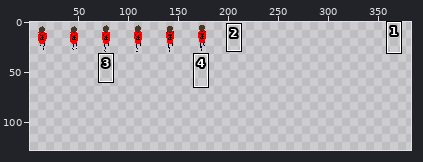
Sprite sheet -- assets/player/player2-spritesheet.png. The picture above shows the old version from afar; the outline marks the close-up.
Close-up. Before the commit:
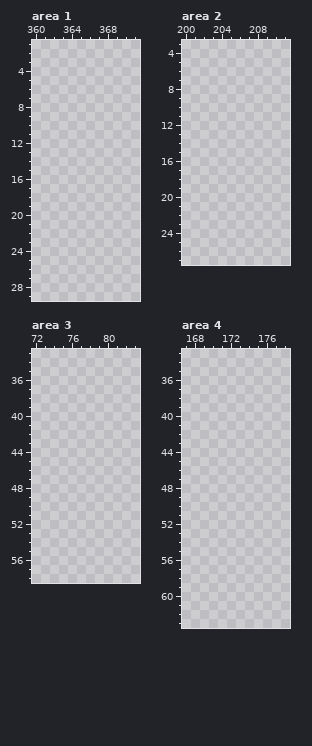
The file is 384x128 pixels. Pixels under 10% opacity are left out. Shown: area 1: x 360..371, y 1..29; area 2: x 200..211, y 3..27; area 3: x 72..83, y 33..58; area 4: x 167..178, y 33..63. The old version is drawn lined up with the new one. The wide view leaves out empty margins. The commit also changed other parts of the picture, which this record leaves out.
New version:
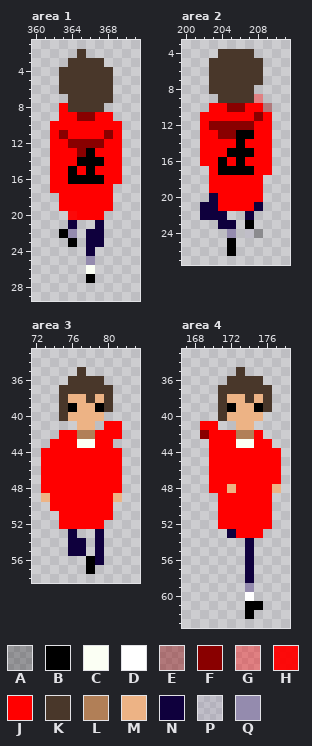
Palette (. is transparent): A #00000044  B #000000  C #fbfff4  D #ffffff  E #8900006a  F #890000  G #ff000060  H #ff0000f3  J #ff0000  K #49372a  L #b17f57  M #edb385  N #0f003d  P #948bae3b  Q #948bae
Changes in this commit:
whole drawing moved by -2,+0 (the old picture is shown already moved)
--- area 1
@@ x 360..371 @@
  1 ............
- 2 ............
- 3 ............
- 4 ............
- 5 ............
- 6 ............
- 7 ............
- 8 ............
- 9 ............
-10 ............
-11 ............
-12 ............
-13 ............
-14 ............
-15 ............
-16 ............
-17 ............
-18 ............
-19 ............
-20 ............
-21 ............
-22 ............
-23 ............
-24 ............
-25 ............
-26 ............
-27 ............
+ 2 .....K......
+ 3 ....KKKK....
+ 4 ...KKKKKK...
+ 5 ...KKKKKK...
+ 6 ...KKKKKK...
+ 7 ....KKKKK...
+ 8 ...JKKKK....
+ 9 ...JJFFJJ...
+10 ..JJJJJJJJ..
+11 ..JFJJJJFJ..
+12 ..JJFFFFJJ..
+13 ..JJJFBJJJ..
+14 ..JJJBBBJJ..
+15 ..JJBJBJJJ..
+16 ..JJBBBBJJ..
+17 ..JJJJJJJ...
+18 ...JJJJJJ...
+19 ...JJJJJJ...
+20 ....HJJJ....
+21 ....N..N....
+22 ...BQ.NN....
+23 ....B.NN....
+24 ......N.....
+25 ......Q.....
+26 ......C.....
+27 ......B.....
 28 ............
--- area 2
@@ x 200..211 @@
  3 ............
- 4 ............
- 5 ............
- 6 ............
- 7 ............
- 8 ............
- 9 ............
-10 ............
-11 ............
-12 ............
-13 ............
-14 ............
-15 ............
-16 ............
-17 ............
-18 ............
-19 ............
-20 ............
-21 ............
-22 ............
-23 ............
-24 ............
-25 ............
-26 ............
+ 4 ....KKKK....
+ 5 ...KKKKKK...
+ 6 ...KKKKKK...
+ 7 ...KKKKKK...
+ 8 ...KKKKK....
+ 9 ....KKKKG...
+10 ...JJFFJJE..
+11 ..JJJJJJFJ..
+12 ..JFFFFFJJ..
+13 ..JJFFBBJJ..
+14 ..JJJJBJJJ..
+15 ..JJJBBBJJ..
+16 ..JJBJBJJJ..
+17 ...JBBBBJJ..
+18 ...JJJJJJ...
+19 ...JJJJJJ...
+20 ...NJJJJJ...
+21 ..NNJJJJN...
+22 ..NNN..N....
+23 ....NN.B....
+24 .....Q.PA...
+25 .....B......
+26 .....B......
 27 ............
--- area 3
@@ x 72..83 @@
 34 ............
-35 ............
-36 ............
-37 ............
-38 ............
-39 ............
-40 ............
-41 ............
-42 ............
-43 ............
-44 ............
-45 ............
-46 ............
-47 ............
-48 ............
-49 ............
-50 ............
-51 ............
-52 ............
-53 ............
-54 ............
-55 ............
-56 ............
-57 ............
+35 .....K......
+36 ....KKKK....
+37 ...KKKKKK...
+38 ...KMMKMK...
+39 ...KBMMBK...
+40 ...KMMMM....
+41 .....MM.JJ..
+42 ...JJLLJJJ..
+43 ..JJJCCJJ...
+44 .JJJJJJJJJ..
+45 .JJJJJJJJJ..
+46 .JJJJJJJJJ..
+47 .JJJJJJJJJ..
+48 .JJJJJJJJJ..
+49 .MJJJJJJJM..
+50 ..JJJJJJJ...
+51 ...JJJJJJ...
+52 ...JJJJJ....
+53 ....N..N....
+54 ....NN.N....
+55 ....NN.N....
+56 ......BN....
+57 ......B.....
 58 ............
--- area 4
@@ x 167..178 @@
 34 ............
-35 ............
-36 ............
-37 ............
-38 ............
-39 ............
-40 ............
-41 ............
-42 ............
-43 ............
-44 ............
-45 ............
-46 ............
-47 ............
-48 ............
-49 ............
-50 ............
-51 ............
-52 ............
-53 ............
-54 ............
-55 ............
-56 ............
-57 ............
-58 ............
-59 ............
-60 ............
-61 ............
-62 ............
+35 ......K.....
+36 .....KKKK...
+37 ....KKKKKK..
+38 ....KMMKMK..
+39 ....KBMMBK..
+40 ....KMMMM...
+41 ..JJ..MM....
+42 ..FJJJLLJ...
+43 ...JJJCCJJ..
+44 ...JJJJJJJJ.
+45 ...JJJJJJJJ.
+46 ...JJJJJJJJ.
+47 ...JJJJJJJJ.
+48 ...JJMJJJJM.
+49 ....JJJJJJ..
+50 ....JJJJJJ..
+51 ....JJJJJJ..
+52 ....JJJJJJ..
+53 .....NJJJ...
+54 .......N....
+55 .......N....
+56 .......N....
+57 .......N....
+58 .......N....
+59 .......Q....
+60 .......D....
+61 .......BB...
+62 .......B....
 63 ............
Where, in picture pixels (left, top, right, bottom), the same in both close-ups:
added: (50, 49, 122, 283)
added: (200, 49, 272, 256)
added: (41, 367, 122, 574)
added: (200, 367, 281, 619)
